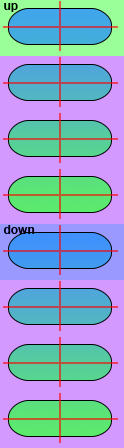
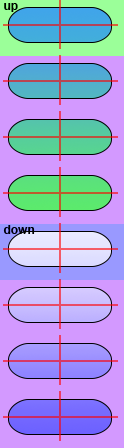
Before/after of a w=124, h=448 layered artwork. What changed in the layer stack:
painted on "crosshairs" over [3, 0, 118, 443]
painted on "button outlines" over [8, 7, 112, 213]
painted on "button outlines copy" over [8, 231, 112, 437]
